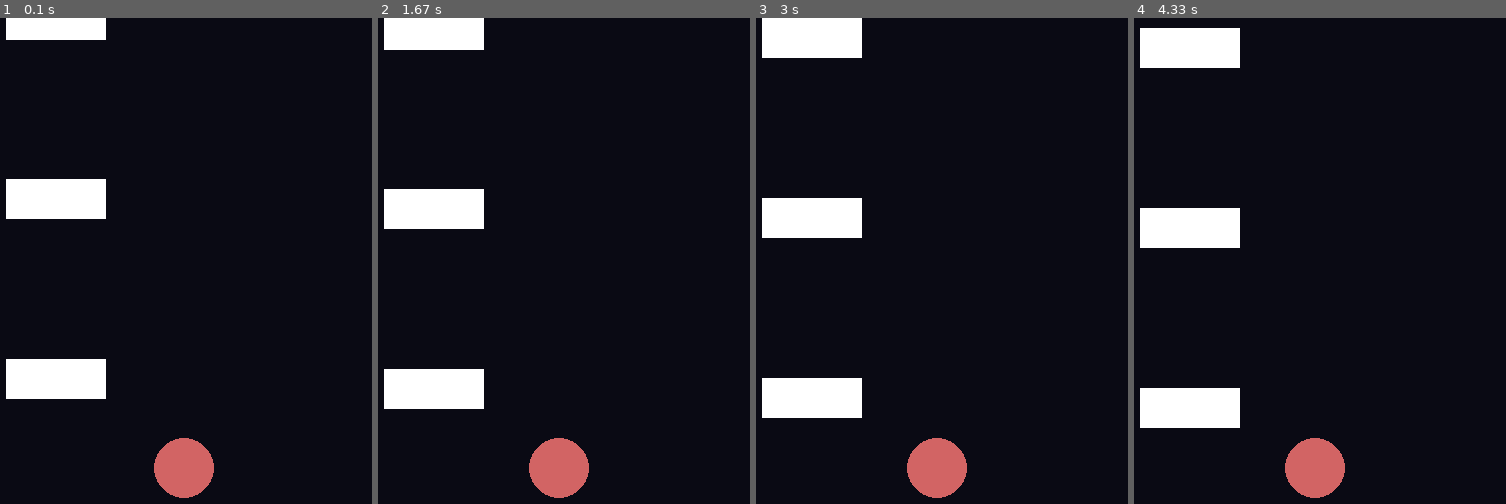
Above: before the commit, frames 1-4 (left to right).
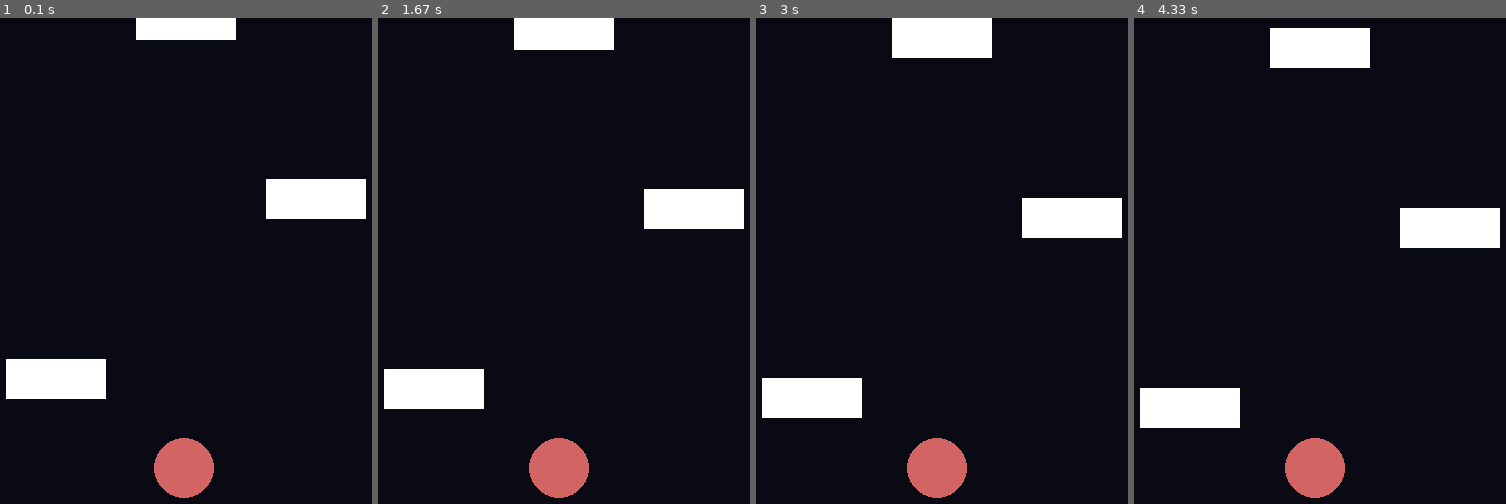
Above: after the commit, the same moments.

Repository: Cubical22/PyGameRepractice
Game: pygame game, started from index.py
Same seed, same stepped clock (60 frames per second), same inputs: the game is played once before the commit and once after it.
Inputs (mouse positions are in pixels of both pictures, inside the frame that each line leads up to):
- Up to frame 1 (0.1 s): no input
- Up to frame 2 (1.67 s): click (564, 319) at 0.38 s; click (567, 358) at 0.72 s; click (441, 226) at 1.05 s; click (outside the picture) at 1.38 s
- Up to frame 3 (3 s): click (949, 115) at 1.72 s; click (923, 474) at 2.05 s; click (930, 217) at 2.38 s; click (886, 192) at 2.72 s
- Up to frame 4 (4.33 s): click (1424, 265) at 3.05 s; click (1442, 304) at 3.38 s; click (1405, 212) at 3.72 s; click (1204, 202) at 4.05 s

The runs differ from the first frame. In frame 1, 6.9% of the frame differs, in the area x 1-99%, y 0-42%; in frame 2, 8.0%; in frame 3, 8.8%, in the area x 1-99%, y 0-46%; in frame 4, 8.8%.

Commit message:
adding more positions for OB placement

Diff:
--- a/Items/OB/OB.py
+++ b/Items/OB/OB.py
@@ -1,11 +1,11 @@
 import pygame
-from constants import OB_COLOR, SCREEN_SIZE, LAYER_DISTANCE, LAYER_OFFSET
+from constants import OB_COLOR, SCREEN_SIZE, LAYER_DISTANCE, LAYER_OFFSET, OB_SIZE
 
 class OB:
     def __init__(self, layer, x):
         self.x = x
         self.layer = layer
-        self.size = (100,40)
+        self.size = OB_SIZE
 
     def draw(self, window, ob_offset):
         y = SCREEN_SIZE[1] - self.size[1] - self.layer * LAYER_DISTANCE - LAYER_OFFSET - ob_offset
--- a/constants.py
+++ b/constants.py
@@ -8,3 +8,4 @@
 LAYER_DISTANCE = 180
 LAYER_OFFSET = 220 # the distance of the first layer from the bottom of the screens
 OB_COLOR = (255,255,255)
+OB_SIZE = (100,40)
--- a/index.py
+++ b/index.py
@@ -14,13 +14,19 @@
 rotation_multipler = 1
 
 # spawning obs
+LEFT = 20
+RIGHT = SCREEN_SIZE[0] - 20 - OB_SIZE[0]
+MIDDLE = SCREEN_SIZE[0] / 2 - OB_SIZE[0] / 2
+
 OBS.extend([
-    OB(0,20),
-    OB(1,20),
-    OB(2,20),
-    OB(3,20),
-    OB(4,20),
-    OB(5,20),
+    OB(0, LEFT),
+    OB(1, RIGHT),
+    OB(2, MIDDLE),
+    OB(3, RIGHT),
+    OB(4, LEFT),
+    OB(5, MIDDLE),
+    OB(6, RIGHT),
+    OB(7, RIGHT),
 ])
 ob_offset = 0
 
